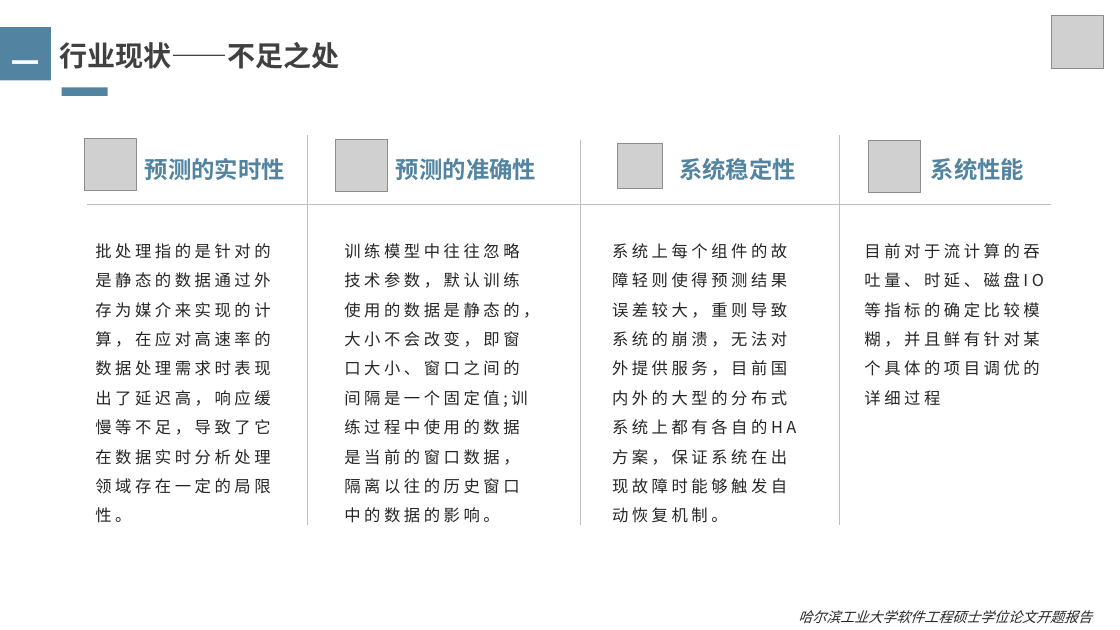
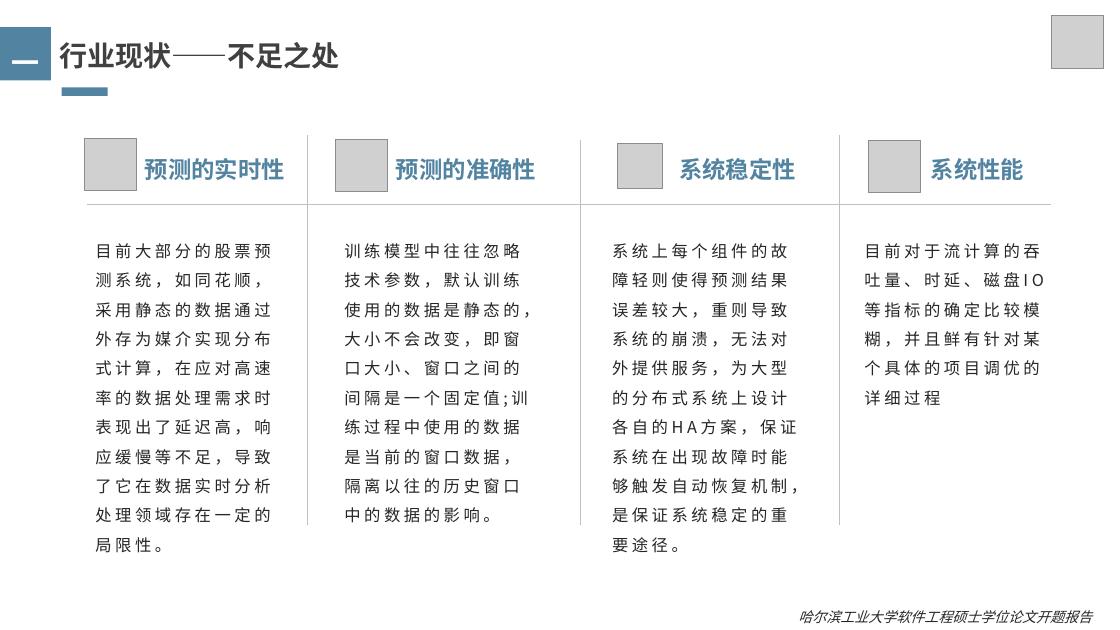
Before and after one commit to xiaopangwei/hitdb-stock-forecast-parent, a slide deck: slide 5 of document/opening/论文.pptx. Drawn at 1120x630 pixels with LibreOffice and Linux fonts; fonts in the diff are those of the drawing; grey boxes stand for pictures. Boxes give left, top, right and bottom in pixels: in the first picture for what was removed or moved away, otherwise in the second. Text is boxed around its words. In the diff, an @@ line names an element or a change of style, - is before the commit and + after.

```diff
--- a/document/opening/论文.pptx
+++ b/document/opening/论文.pptx
@@ text at [95, 243, 270, 553]: text changed @@
-批处理指的是针对的是静态的数据通过外存为媒介来实现的计算，在应对高速率的数据处理需求时表现出了延迟高，响应缓慢等不足，导致了它在数据实时分析处理领域存在一定的局限性。
+目前大部分的股票预测系统，如同花顺，采用静态的数据通过外存为媒介实现分布式计算，在应对高速率的数据处理需求时表现出了延迟高，响应缓慢等不足，导致了它在数据实时分析处理领域存在一定的局限性。
@@ text at [612, 243, 807, 523]: text changed @@
-系统上每个组件的故障轻则使得预测结果误差较大，重则导致系统的崩溃，无法对外提供服务，目前国内外的大型的分布式系统上都有各自的HA方案，保证系统在出现故障时能够触发自动恢复机制。
+系统上每个组件的故障轻则使得预测结果误差较大，重则导致系统的崩溃，无法对外提供服务，为大型的分布式系统上设计各自的HA方案，保证系统在出现故障时能够触发自动恢复机制，是保证系统稳定的重要途径。
```
Also in this commit, not shown: 10 other slides changed, 1 slide added, 33 other files.
